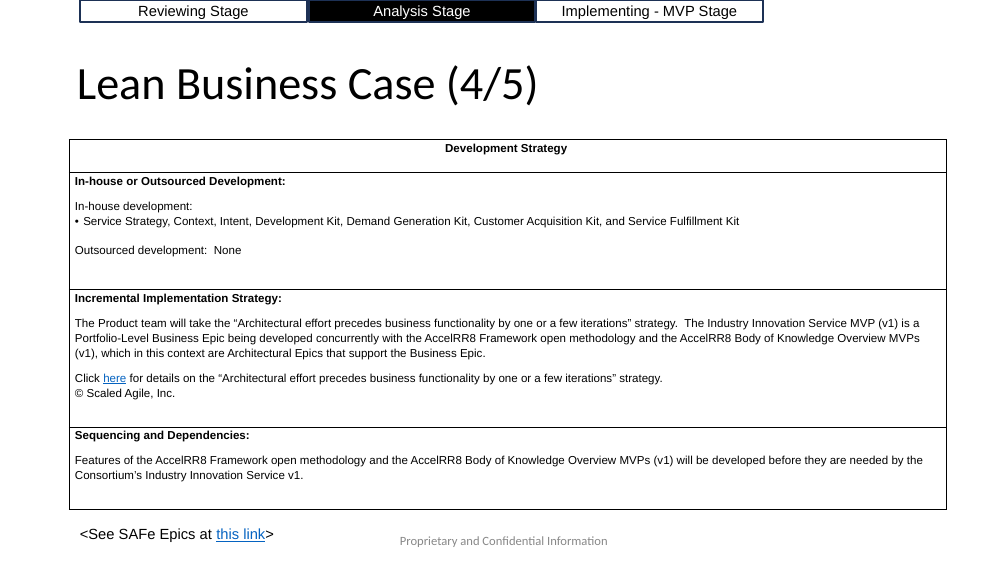
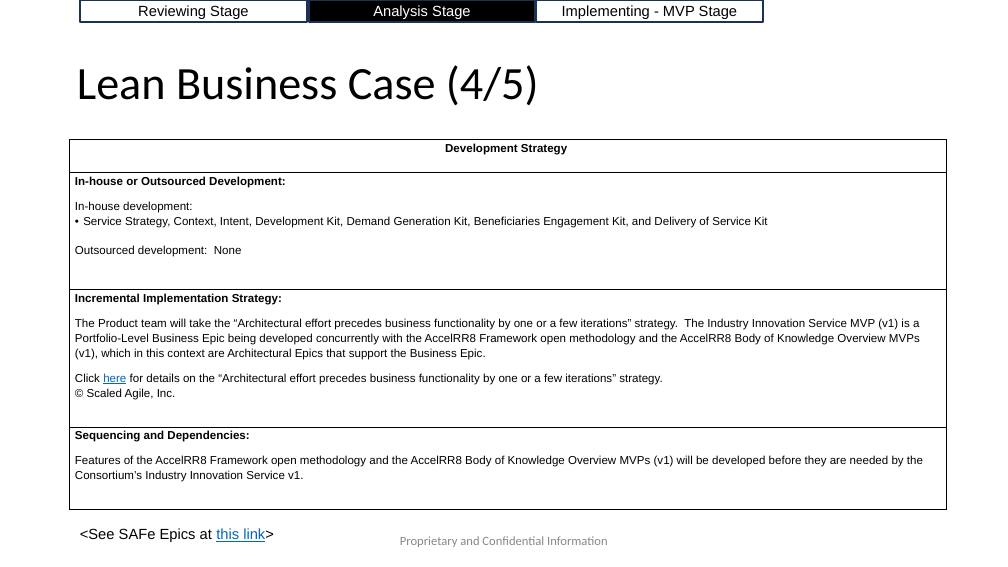
Before and after one commit to AccelRR8-Consortium-NonProfit/Management-Public, a slide deck: slide 11 of docs/2_Value_Creation/2a_Product/Industry Innovation/Industry Innovation v1 Lean Business Case.pptx. Drawn at 1008x567 pixels with LibreOffice and Linux fonts; fonts in the diff are those of the drawing; background and template pictures are left out. Boxes give left, top, right and bottom in pixels: in the first picture for what was removed or moved away, otherwise in the second. Text is boxed around its words. In the diff, an @@ line names an element or a change of style, - is before the commit and + after.

Commit message:
Updated Industry Innovation Lean Business Case

```diff
--- a/docs/2_Value_Creation/2a_Product/Industry Innovation/Industry Innovation v1 Lean Business Case.pptx
+++ b/docs/2_Value_Creation/2a_Product/Industry Innovation/Industry Innovation v1 Lean Business Case.pptx
@@ table at [70,140,947,514] @@
-row 2, column 1: In-house or Outsourced Development: / In-house development: / Service Strategy, Context, Intent, Development Kit, Demand Generation Kit, Customer Acquisition Kit, and Service Fulfillment Kit / Outsourced development: None
+row 2, column 1: In-house or Outsourced Development: / In-house development: / Service Strategy, Context, Intent, Development Kit, Demand Generation Kit, Beneficiaries Engagement Kit, and Delivery of Service Kit / Outsourced development: None
```
Also in this commit, not shown: 11 other slides changed, 2 other files.
